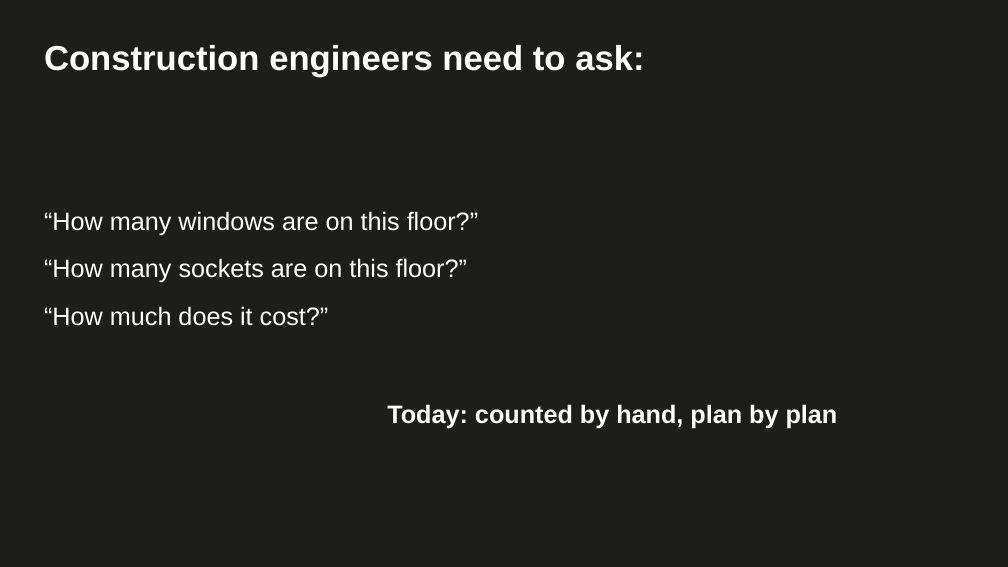
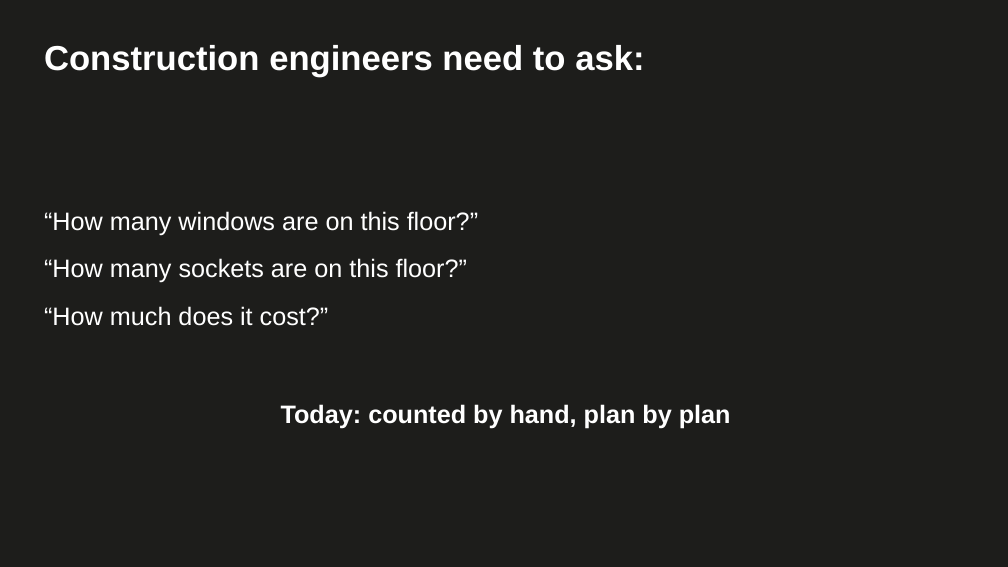
Before and after one commit to chaowang0524/metsatalo-stoa, a slide deck: slide 2 of Make_Blueprints_Talk_EN_Final.pptx. Drawn at 1008x567 pixels with LibreOffice and Linux fonts; fonts in the diff are those of the drawing. Boxes give left, top, right and bottom in pixels: in the first picture for what was removed or moved away, otherwise in the second. Text is boxed around its words. In the diff, an @@ line names an element or a change of style, - is before the commit and + after.

```diff
--- a/Make_Blueprints_Talk_EN_Final.pptx
+++ b/Make_Blueprints_Talk_EN_Final.pptx
@@ text "Today: counted by hand, plan ...": place and size @@
-text "Today: counted by hand, plan ..." at bbox=[387, 404, 838, 429]
+text "Today: counted by hand, plan ..." at bbox=[281, 404, 731, 429]
```
Also in this commit, not shown: 9 other slides changed, 1 other file.
